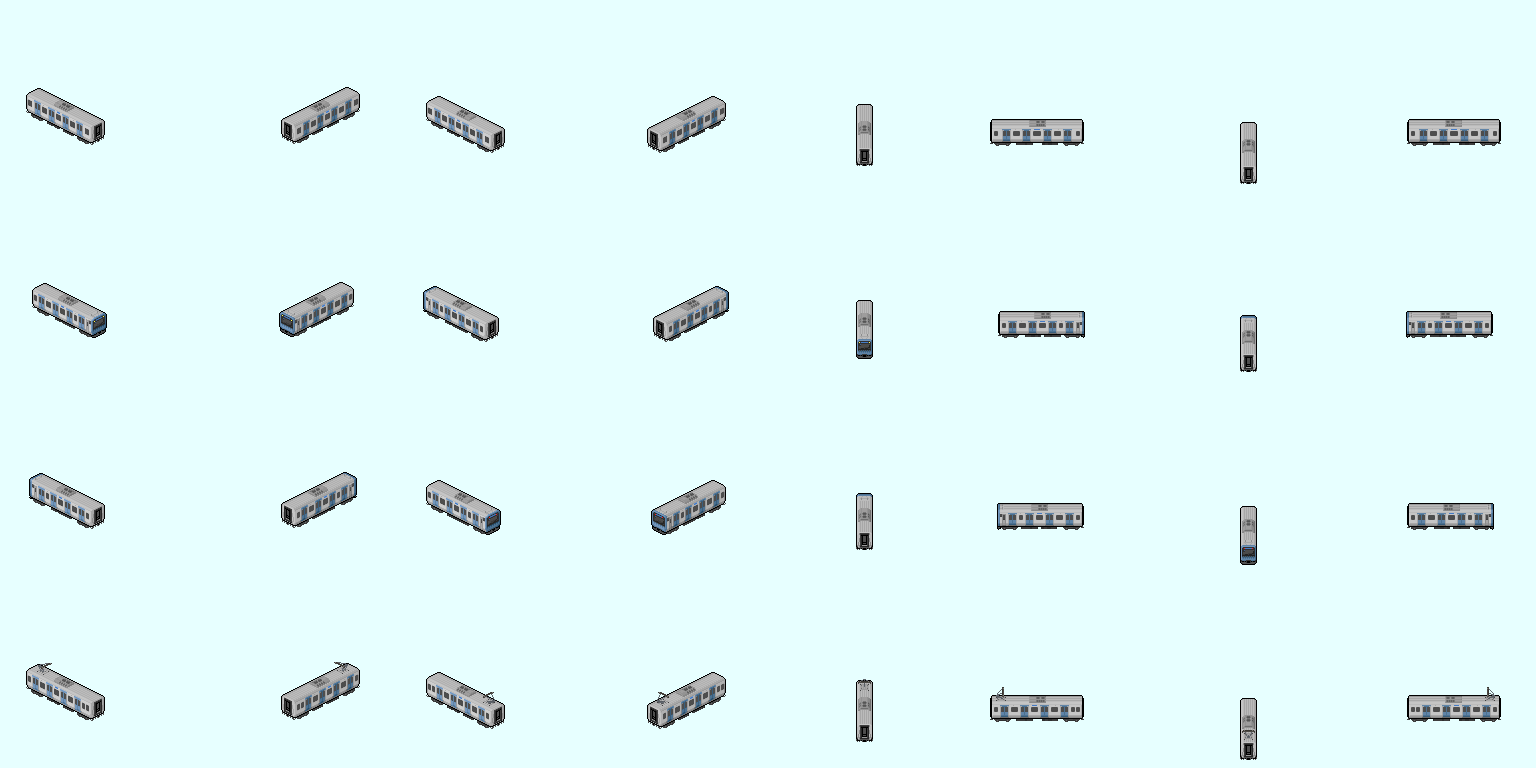
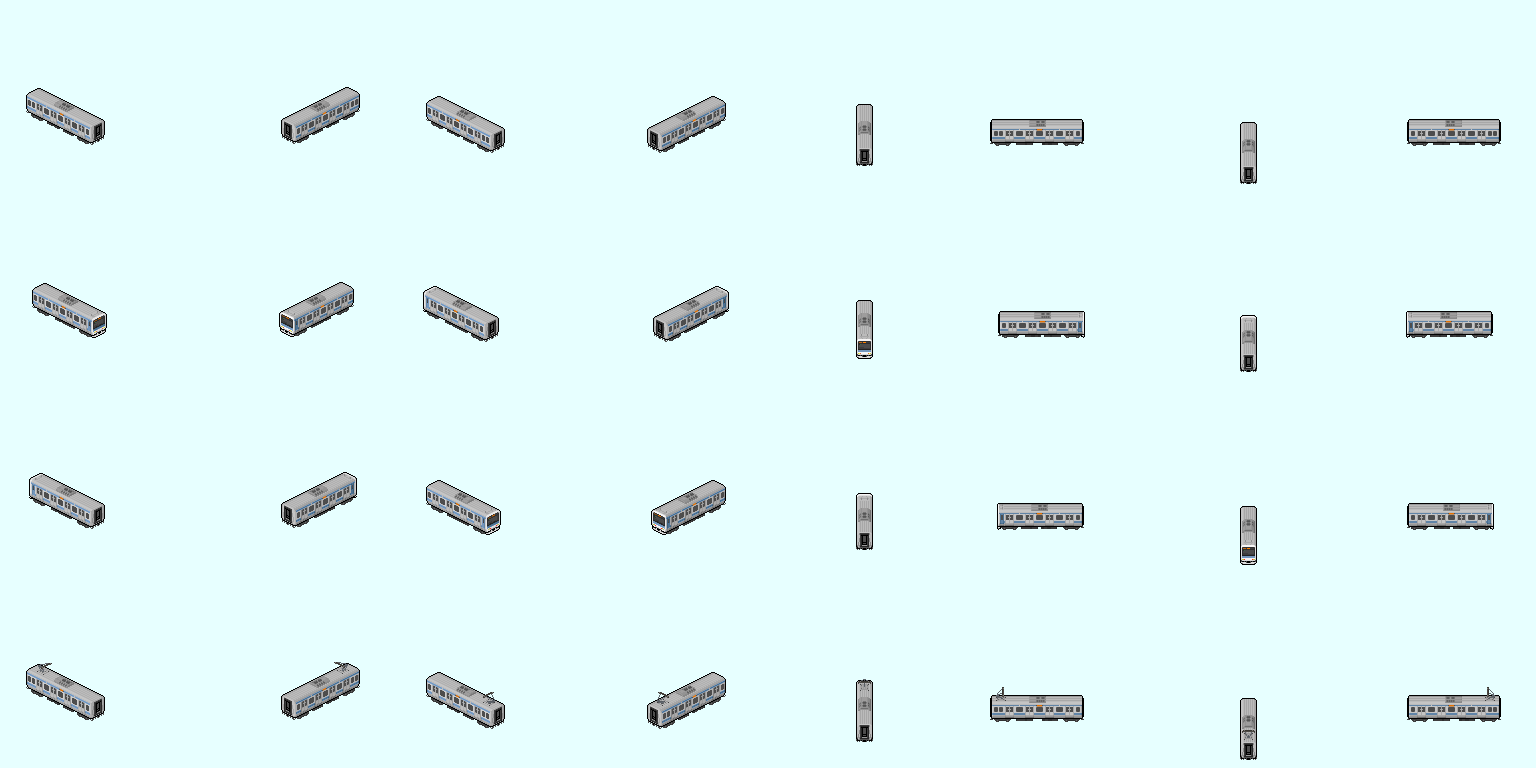
Layers edited between the first and the second 1536 × 768 image:
hid "Bodyshell E235" over [27, 95, 1499, 726]
showed "Bodyshell E231-5" over [27, 95, 1499, 726]
added layer "Bodyshell E205" above "Bodyshell KiHa 281" over [27, 95, 1499, 726]
